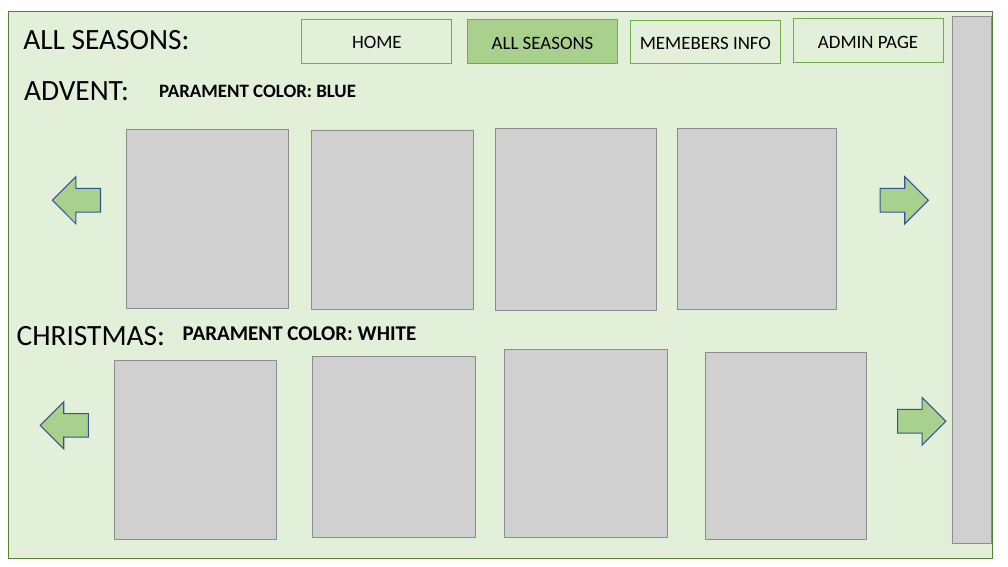
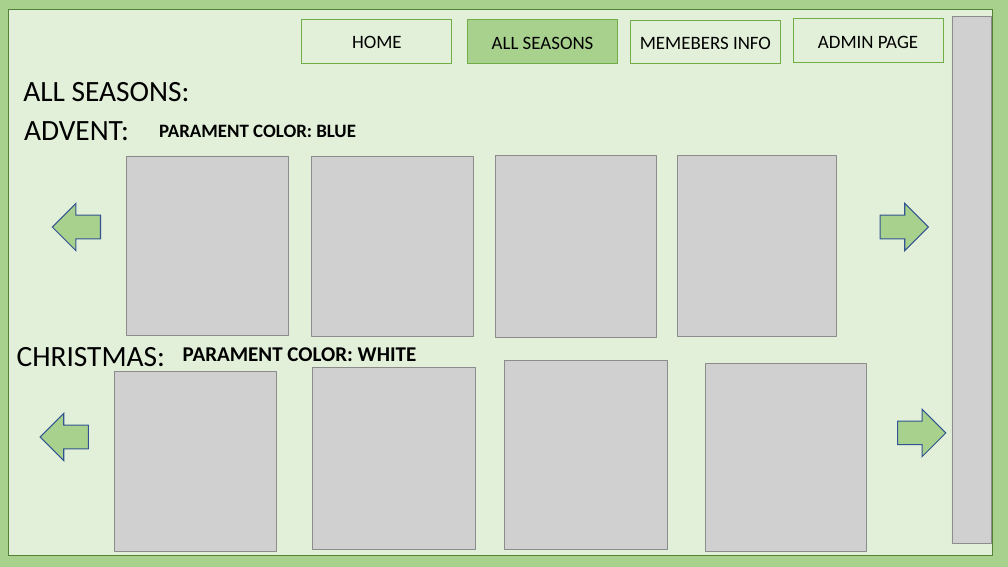
Before and after one commit to harishvavilala/Betterhappo, a slide deck: slide 9 of Powerpoints/BannerManagment.pptx. Drawn at 1008x567 pixels with LibreOffice and Linux fonts; fonts in the diff are those of the drawing; grey boxes stand for pictures. Boxes give left, top, right and bottom in pixels: in the first picture for what was removed or moved away, otherwise in the second. Text is boxed around its words. In the diff, an @@ line names an element or a change of style, - is before the commit and + after.

Commit message:
All Seasons page

```diff
--- a/Powerpoints/BannerManagment.pptx
+++ b/Powerpoints/BannerManagment.pptx
@@ background #FFFFFF to #A9D18E @@
@@ text "ALL SEASONS:": place and size @@
-text "ALL SEASONS:" at [23, 30, 190, 50]
+text "ALL SEASONS:" at [23, 82, 190, 102]
@@ text "ADVENT:": place and size @@
-text "ADVENT:" at [24, 81, 129, 100]
+text "ADVENT:" at [24, 121, 129, 140]
@@ text "PARAMENT COLOR: BLUE": place and size @@
-text "PARAMENT COLOR: BLUE" at [159, 84, 356, 97]
+text "PARAMENT COLOR: BLUE" at [159, 124, 356, 137]
@@ 4 pictures, 2 right arrows: place and size @@
-4 pictures, 2 right arrows at [52, 129, 929, 311]
+4 pictures, 2 right arrows at [52, 156, 929, 338]
@@ text "CHRISTMAS:" rewrapped from [17, 326, 165, 346] to [17, 347, 165, 374] @@
@@ text "PARAMENT COLOR: WHITE": place and size @@
-text "PARAMENT COLOR: WHITE" at [183, 326, 417, 340]
+text "PARAMENT COLOR: WHITE" at [183, 347, 417, 361]
@@ 4 pictures, 2 right arrows: place and size @@
-4 pictures, 2 right arrows at [40, 349, 946, 540]
+4 pictures, 2 right arrows at [40, 361, 946, 551]
```
Also in this commit, not shown: 3 other slides changed, 1 slide added.
